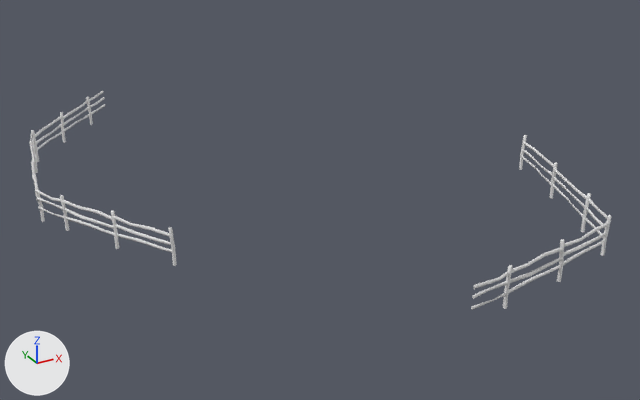
An edit to the OBJ model final/GEFS/models/Socuwan/Fences/model.obj, drawn before and after from the same camera.
Both versions are drawn from a camera (50 mm lens) standing at (-9.29, -20.67, 8.32) and looking at (0.3, -3.24, -0.4). Arrows for +X, +Y and +Z are at lower left; the lights stay in place. Where no turn or scale is listed for an object, it has been applied to the vertices.

In view in the first picture: 'Circle.002_Circle.009'.
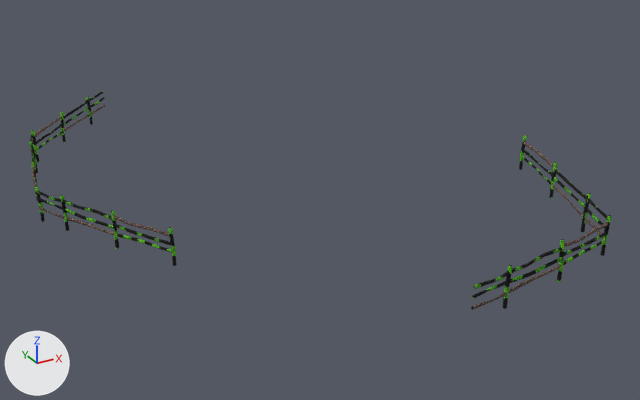
Location of each change, (x1, y1, x2, y2) in pixels of the pictures (640 x 400 px):
'Circle.002_Circle.009', recoloured: (29, 91, 611, 310) in both

Edits to the bpy script that builds the scene:
```text
Add img_diffuse_png:
    img_diffuse_png = load_image('diffuse.png', '../Trees/diffuse.png', 512, 512, 'sRGB')
Add mat_materialfe:
    mat_materialfe = principled_material('materialFe')
    mat_materialfe.texture = img_diffuse_png
    mat_materialfe.roughness = 0.968
Change me_circle_002_circle_009:
    where me_circle_002_circle_009.from_pydata(...)  # 1175 vertices, 1990 faces; spans x -6.11..5.55, y -10.02..4.91, z -0.13..0.79
    add me_circle_002_circle_009.materials.append(mat_materialfe)  # picture img_diffuse_png
```
